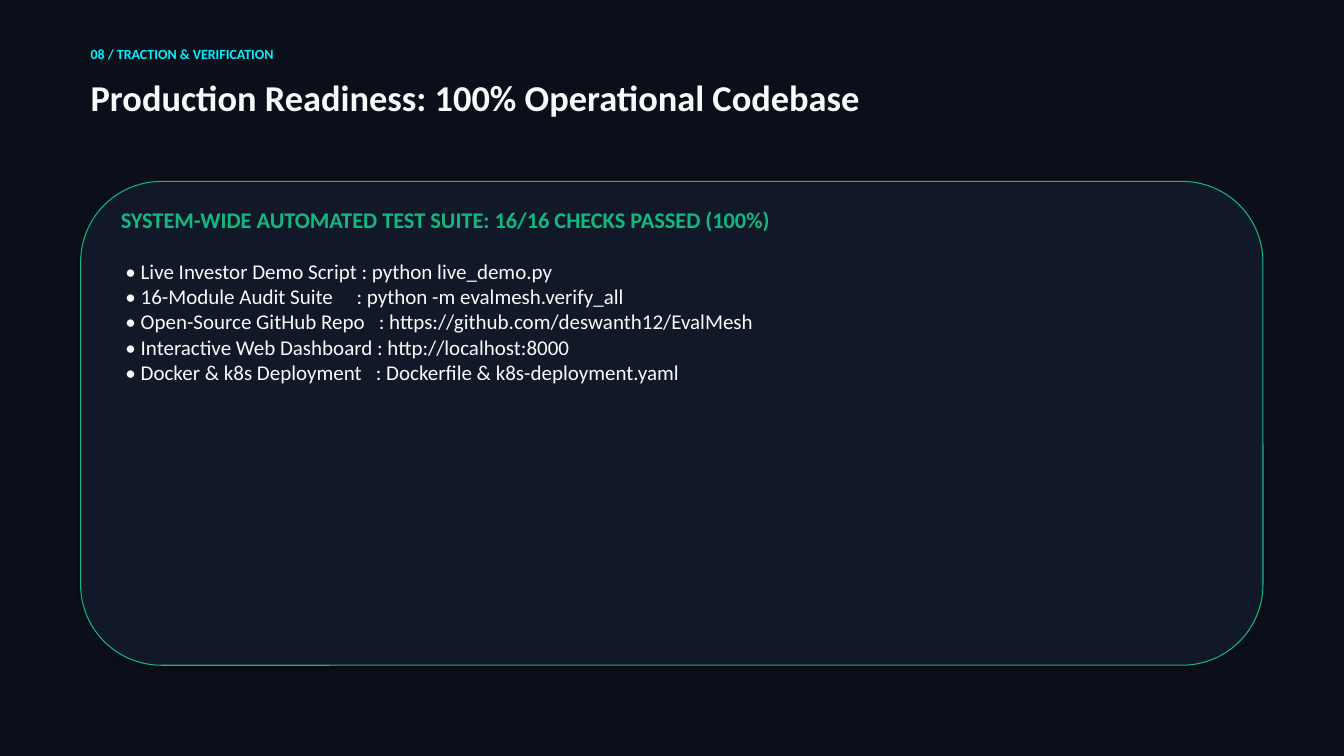
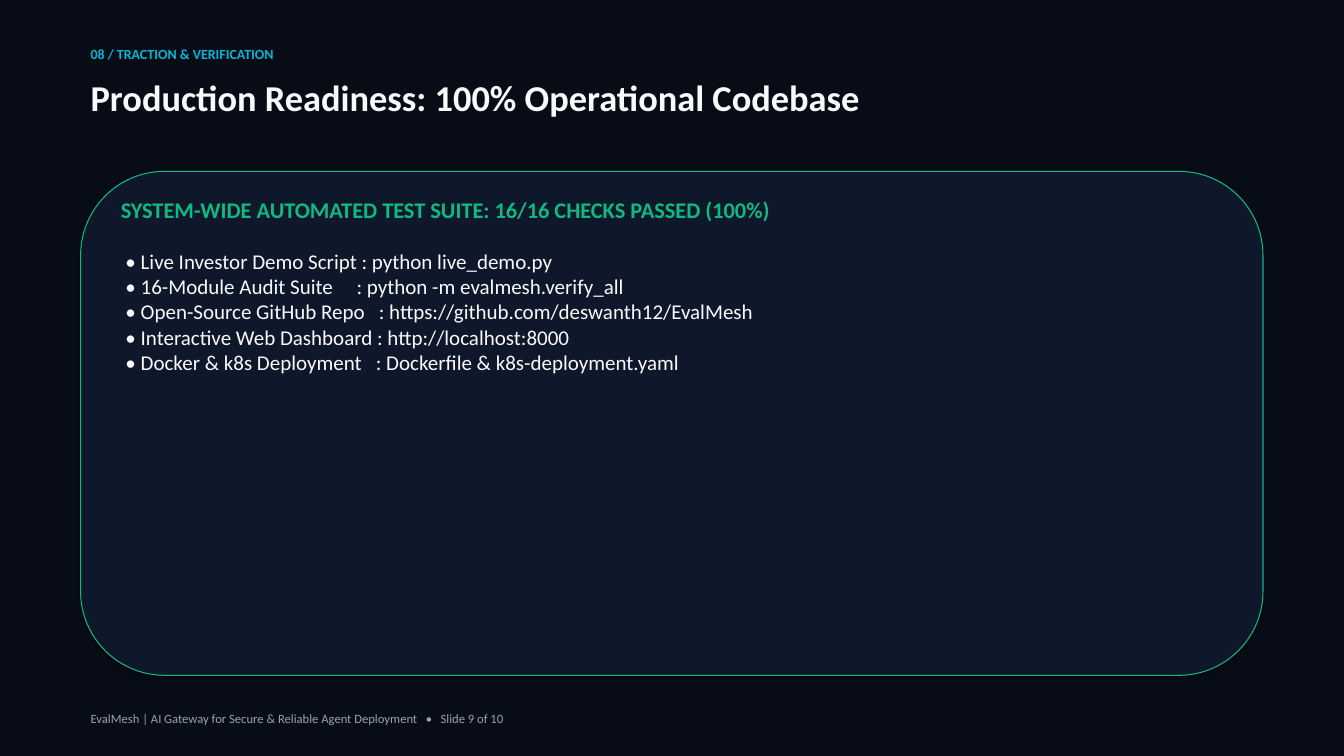
Before and after one commit to deswanth12/EvalMesh, a slide deck: slide 9 of EvalMesh_Investor_Pitch_Deck.pptx. Drawn at 1344x756 pixels with LibreOffice and Linux fonts; fonts in the diff are those of the drawing. Boxes give left, top, right and bottom in pixels: in the first picture for what was removed or moved away, otherwise in the second. Text is boxed around its words. In the diff, an @@ line names an element or a change of style, - is before the commit and + after.

```diff
--- a/EvalMesh_Investor_Pitch_Deck.pptx
+++ b/EvalMesh_Investor_Pitch_Deck.pptx
@@ background #0B0F19 to #080C16 @@
@@ text "08 / TRACTION & VERIFICATION" at box(91, 49, 274, 59): text colour #00F0FF to #06B6D4 @@
@@ rounded rectangle: place and size @@
-rounded rectangle at box(81, 181, 1263, 665)
+rounded rectangle at box(81, 171, 1263, 676)
@@ rounded rectangle at box(81, 171, 1263, 676): fill #111827 to #0F172A @@
@@ text "SYSTEM-WIDE AUTOMATED TEST SUITE: 16/16 ...": place and size @@
-text "SYSTEM-WIDE AUTOMATED TEST SUITE: 16/16 ..." at box(121, 211, 769, 384)
+text "SYSTEM-WIDE AUTOMATED TEST SUITE: 16/16 ..." at box(121, 201, 769, 374)
@@ text at box(141, 254, 752, 374): text colour #F9FAFB to #F8FAFC in "• Live Investor Demo Script : python ..." @@
@@ text added at box(91, 714, 503, 725), 9 pt, text #94A3B8 @@
+EvalMesh | AI Gateway for Secure & Reliable Agent Deployment • Slide 9 of 10
```
Also in this commit, not shown: 9 other slides changed, 1 other file.
